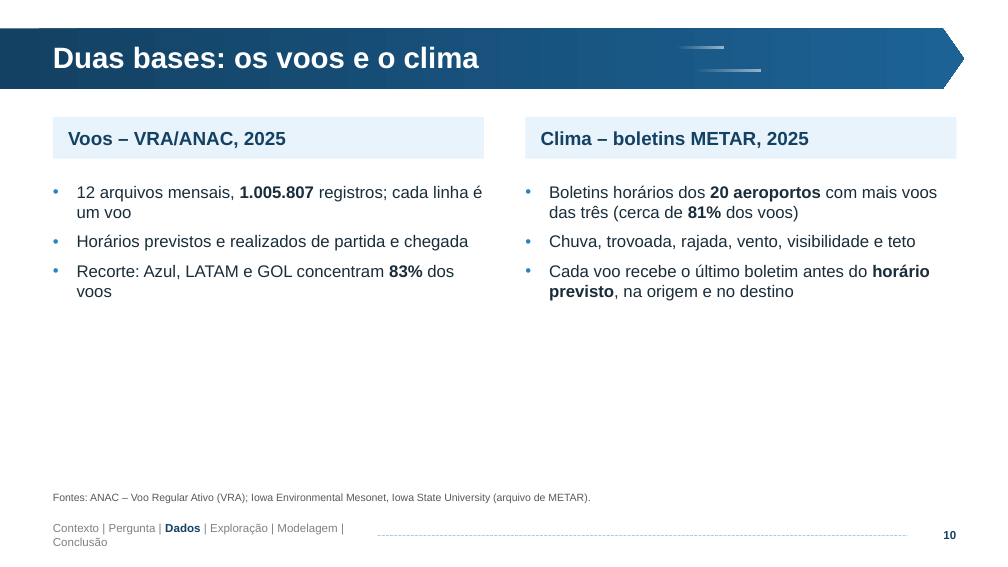
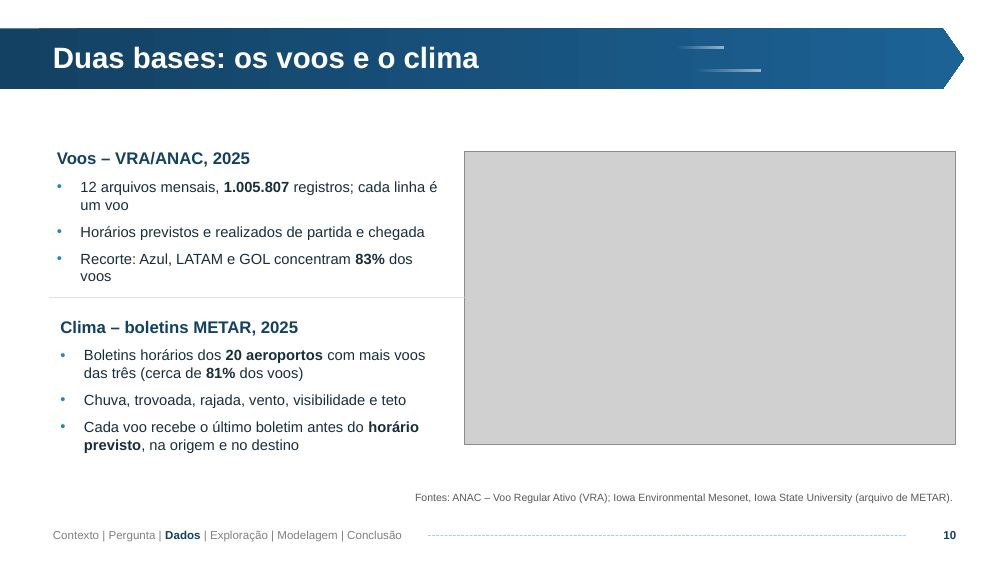
Before and after one commit to Matex0406/Projeto_2_CB, a slide deck: slide 10 of Projeto 2 - CB.pptx. Drawn at 1008x567 pixels with LibreOffice and Linux fonts; fonts in the diff are those of the drawing; grey boxes stand for pictures; background and template pictures are left out. Boxes give left, top, right and bottom in pixels: in the first picture for what was removed or moved away, otherwise in the second. Text is boxed around its words. In the diff, an @@ line names an element or a change of style, - is before the commit and + after.

```diff
--- a/Projeto 2 - CB.pptx
+++ b/Projeto 2 - CB.pptx
@@ text removed at [53,117,484,159] @@
-Voos – VRA/ANAC, 2025
@@ text removed at [526,117,957,159] @@
-Clima – boletins METAR, 2025
@@ text "Voos – VRA/ANAC, 2025": place and size @@
-text "Voos – VRA/ANAC, 2025" at [77,185,482,297]
+text "Voos – VRA/ANAC, 2025" at [57,152,437,281]
@@ text at [57,152,250,167]: paragraph added @@
+Voos – VRA/ANAC, 2025
@@ picture added at [464,151,955,444] @@
@@ text at [80,181,437,281]: size 16 to 14 pt in "12 arquivos mensais, 1.005.807 registros; cada linha ...", "Horários previstos e realizados de partida e ...", "Recorte: Azul, LATAM e GOL concentram 83% ..." @@
@@ line added from (49, 298) to (464, 298), #DFE3E5 1 pt @@
@@ text "Clima – boletins METAR, 2025": place and size @@
-text "Clima – boletins METAR, 2025" at [549,185,937,301]
+text "Clima – boletins METAR, 2025" at [60,321,425,453]
@@ text at [60,321,298,336]: paragraph added @@
+Clima – boletins METAR, 2025
@@ text at [84,349,425,453]: size 16 to 14 pt in "Boletins horários dos 20 aeroportos com mais ...", "Chuva, trovoada, rajada, vento, visibilidade e teto", "Cada voo recebe o último boletim antes ..." @@
@@ text "Fontes: ANAC – Voo Regular ..." at [415,493,953,503]: alignment left to right @@
@@ text "Contexto | Pergunta | Dados ..." rewrapped from [53,523,337,546] to [53,530,402,542] @@
@@ line moved from (378, 535) - (907, 535) to (429, 535) - (907, 535) @@
```
Also in this commit, not shown: 30 other slides changed, 2 other files.
